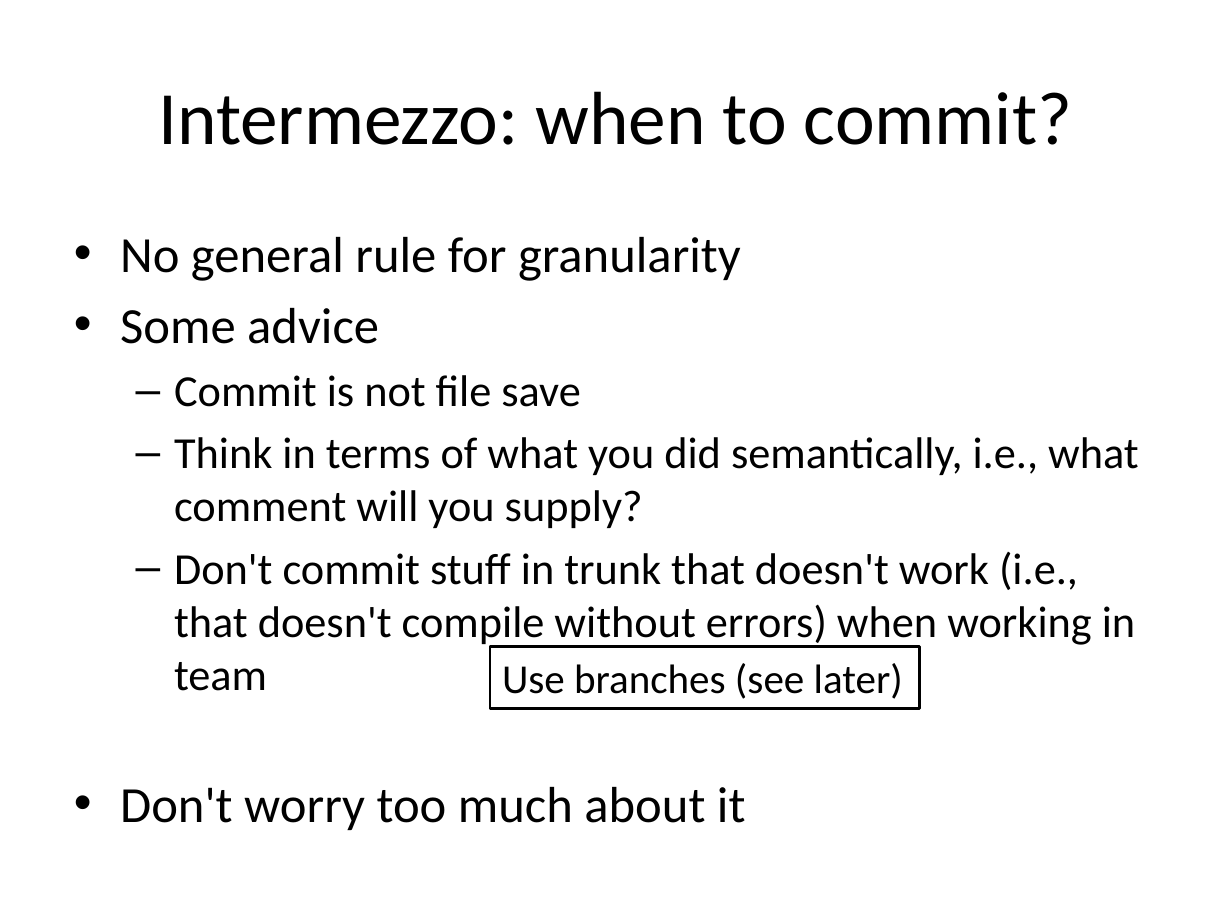
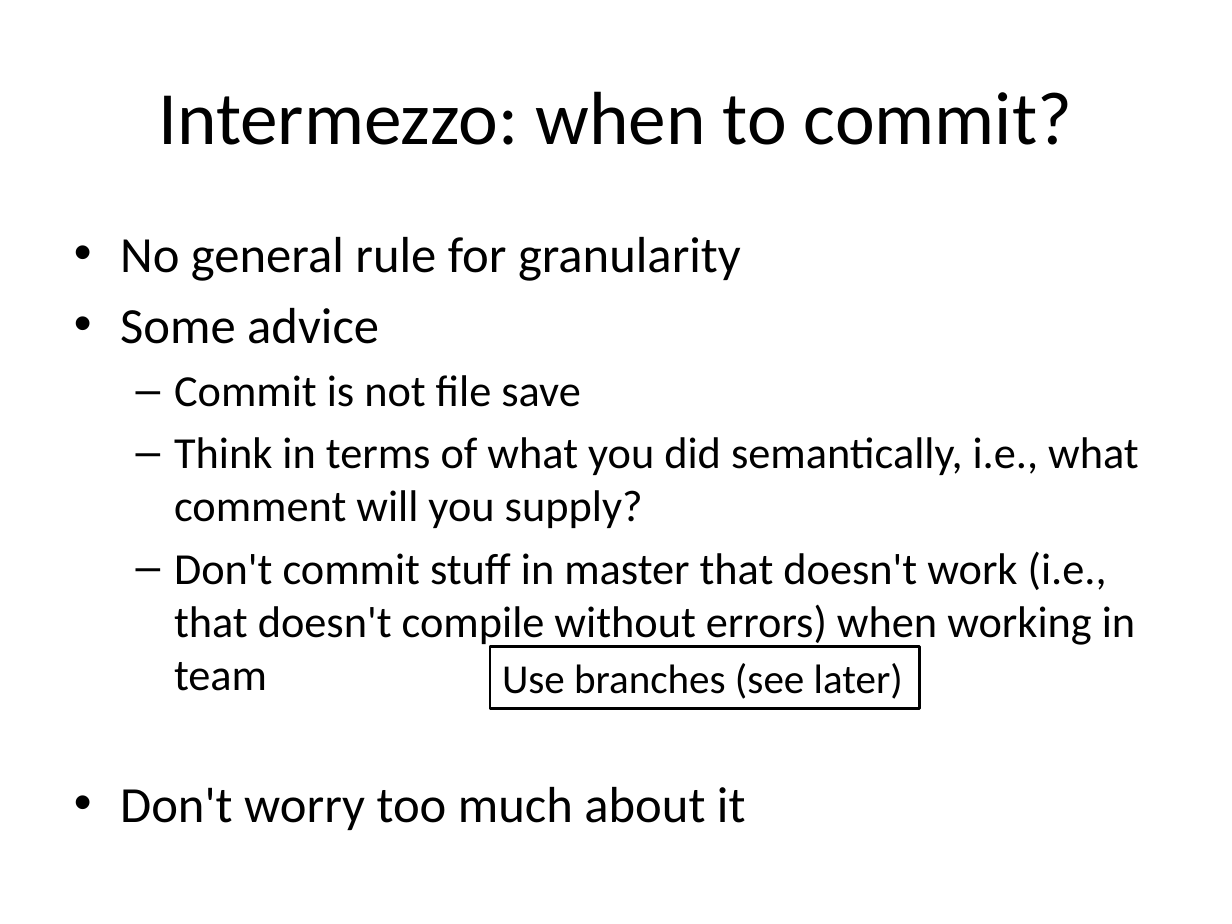
Before and after one commit to gjbex/training-material, a slide deck: slide 22 of LinuxTools/VersionControl/version_control_git.pptx (slide 21 before the commit). Drawn at 1232x924 pixels with LibreOffice and Linux fonts; fonts in the diff are those of the drawing. Boxes give left, top, right and bottom in pixels: in the first picture for what was removed or moved away, otherwise in the second. Text is boxed around its words. In the diff, an @@ line names an element or a change of style, - is before the commit and + after.

```diff
--- a/LinuxTools/VersionControl/version_control_git.pptx
+++ b/LinuxTools/VersionControl/version_control_git.pptx
@@ text at box(174, 551, 1135, 691): text changed @@
-  – Don't commit stuff in trunk that doesn't work (i.e., that doesn't compile without errors) when working in team
+  – Don't commit stuff in master that doesn't work (i.e., that doesn't compile without errors) when working in team
```
Also in this commit, not shown: 14 other slides changed, 3 slides added.
